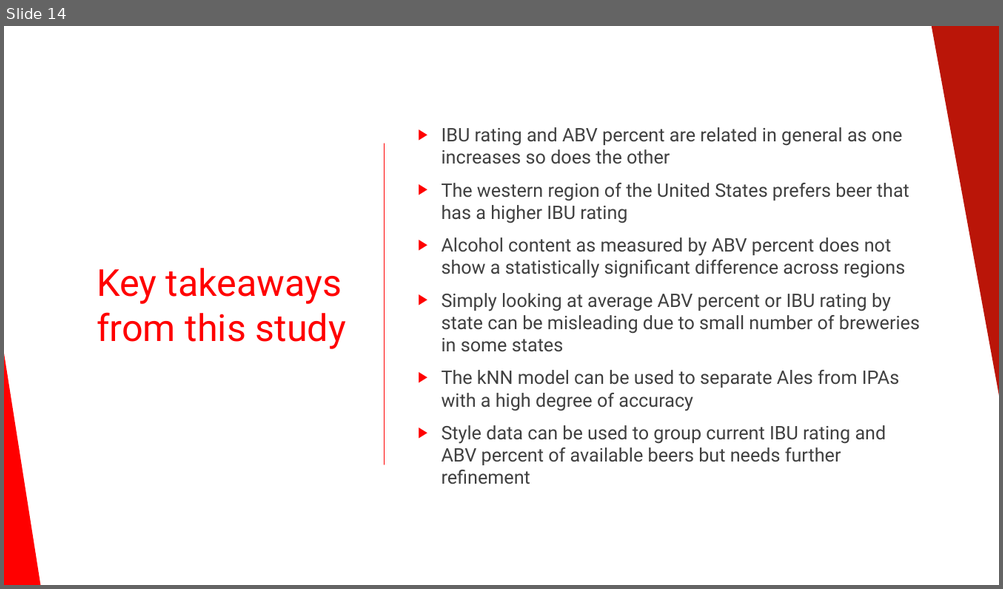
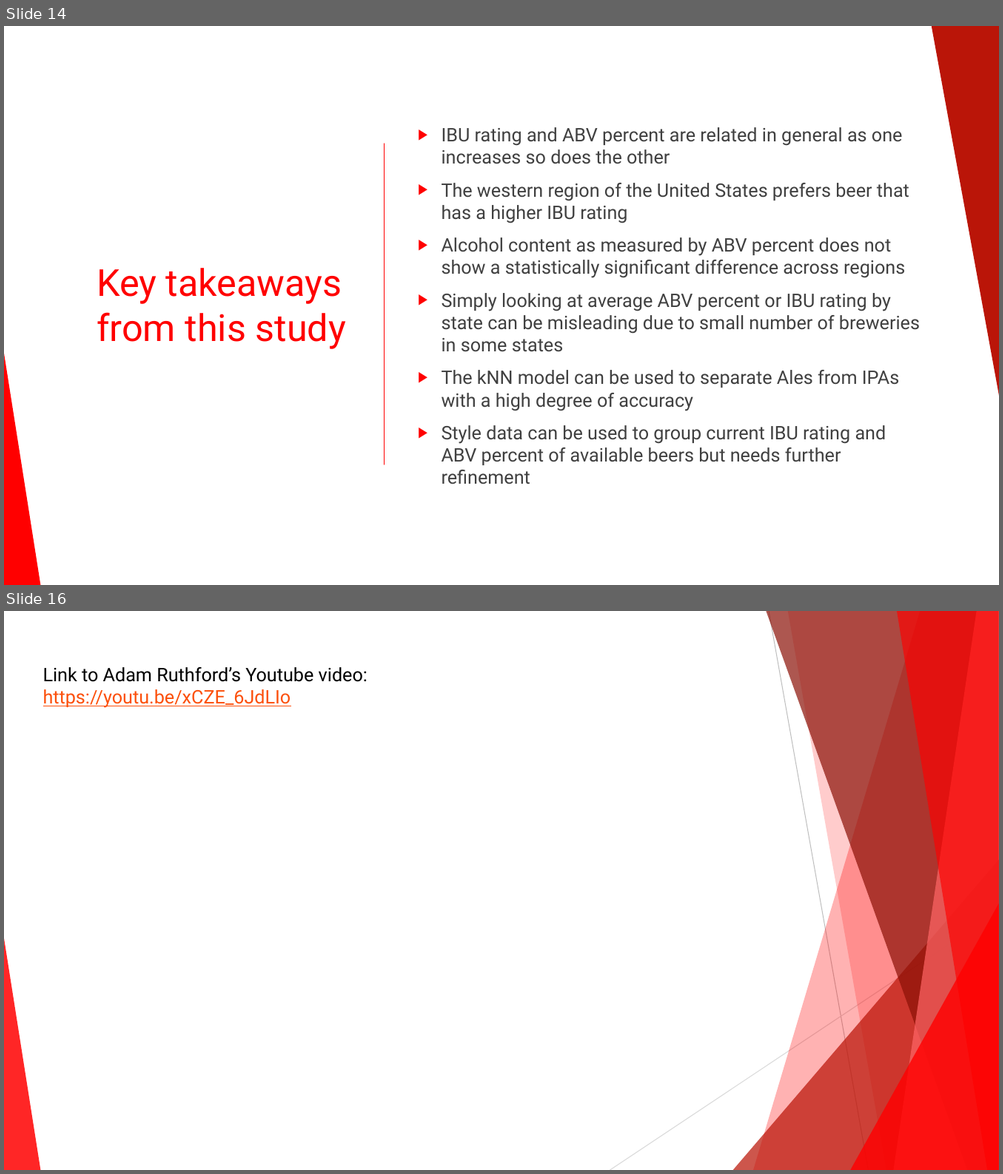
Before and after one commit to 7446Nguyen/6306_Project1, a slide deck: Budweiser C level presentation.pptx. Shown one above the other, each under a label of ours: slide 14 before the commit, slides 14 and 16 after it; the slides between them are not shown. The pictures are 1003x589 and 1003x1174 pixels, drawn with LibreOffice and Linux fonts; fonts in the diff are those of the drawing. Boxes give left, top, right and bottom in pixels: in the first picture for what was removed or moved away, otherwise in the second. Text is boxed around its words. In the diff, an @@ line names an element or a change of style, - is before the commit and + after.

Commit message:
Add files via upload
Corrected kNN slide and added link to my YouTube video

```diff
--- a/Budweiser C level presentation.pptx
+++ b/Budweiser C level presentation.pptx
@@ slide 16 added at (4, 611, 999, 1170), background #FFFFFF; not listed: 8 template elements that a slide beside it also shows @@
@@ line added from (768, 611) to (868, 1170), #BFBFBF 0.75 pt @@
@@ text added at (43, 667, 367, 708), 18 pt, text #000000 @@
+Link to Adam Ruthford’s Youtube video:
+https://youtu.be/xCZE_6JdLIo
@@ line added from (999, 911) to (610, 1170), #D9D9D9 0.75 pt @@
```
Also in this commit, not shown: 1 slide changed.
